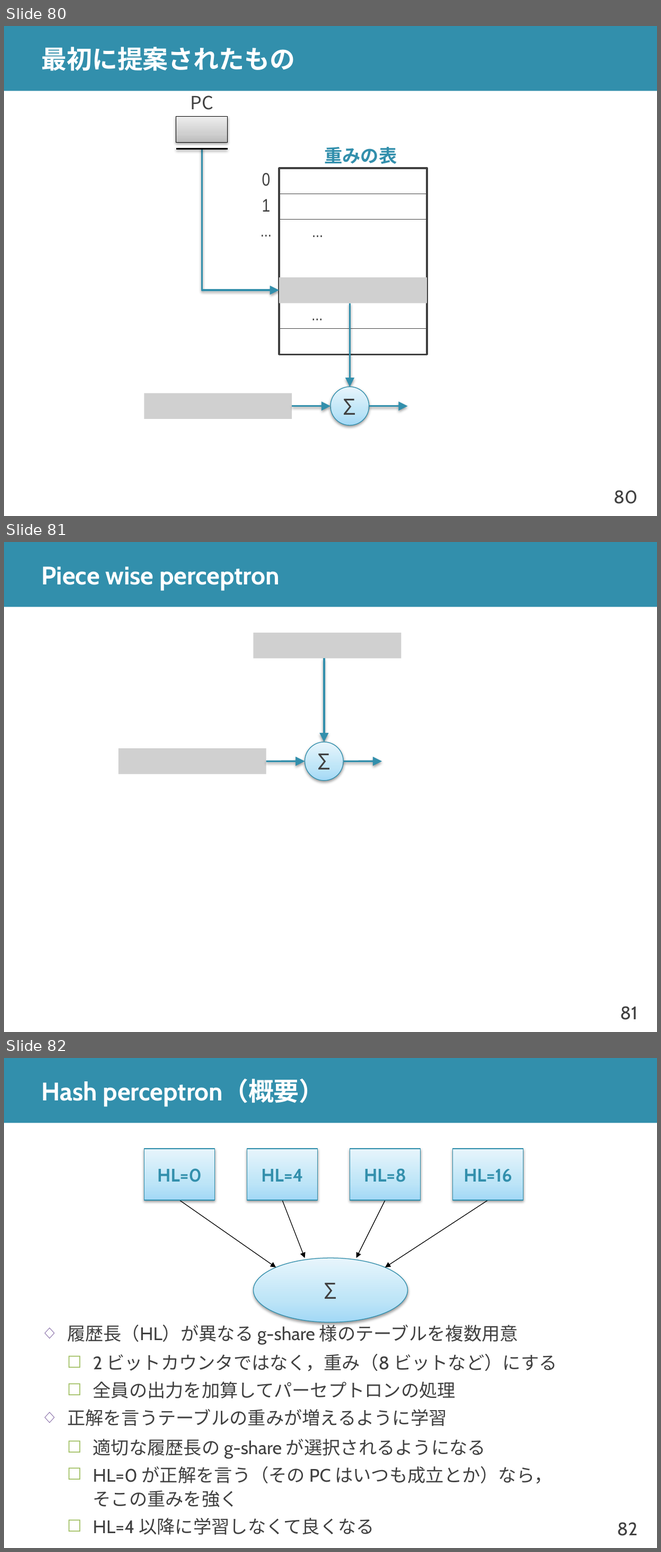
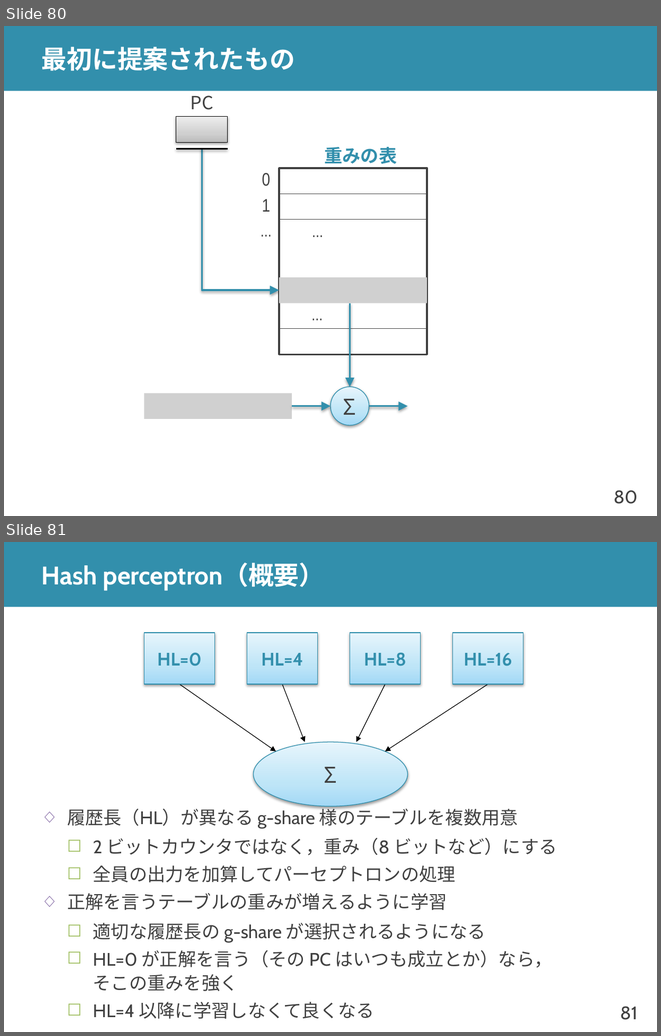
Before and after one commit to shioyadan/advanced-computer-organization, a slide deck: aco-shioya-06.pptx. Shown one above the other, each under a label of ours: slides 80, 81 and 82 before the commit, slides 80 and 81 after it. The pictures are 661x1552 and 661x1036 pixels, drawn with LibreOffice and Linux fonts; fonts in the diff are those of the drawing; grey boxes stand for pictures. Boxes give left, top, right and bottom in pixels: in the first picture for what was removed or moved away, otherwise in the second. Text is boxed around its words. In the diff, an @@ line names an element or a change of style, - is before the commit and + after.

```diff
--- a/aco-shioya-06.pptx
+++ b/aco-shioya-06.pptx
@@ slide 81 removed at [4,542,657,1032], background #FFFFFF; not listed: 2 template elements that a slide beside it also shows @@
@@ title removed at [42,566,280,590] @@
-Piece wise perceptron
@@ picture removed at [254,633,401,658] @@
@@ arrow removed from (324, 658) to (324, 742) @@
@@ picture removed at [118,748,266,774] @@
@@ ellipse removed at [305,742,344,780] @@
-Σ
@@ arrow removed from (266, 761) to (305, 761) @@
@@ arrow removed from (344, 761) to (382, 761) @@
@@ what was slide 82 is now slide 81 @@
@@ page number at [620,1006,637,1020]: text changed @@
-82
+81
```
Also in this commit, not shown: 1 slide changed, 5 other files.
